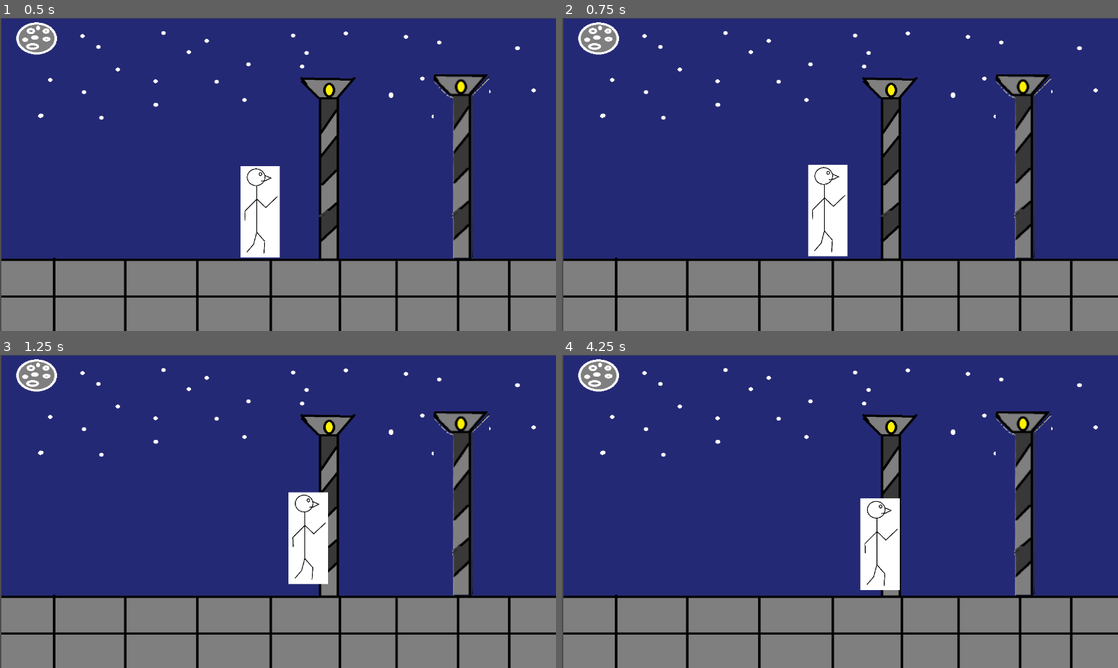
Above: before the commit, frames 1-4 (two rows, left to right).
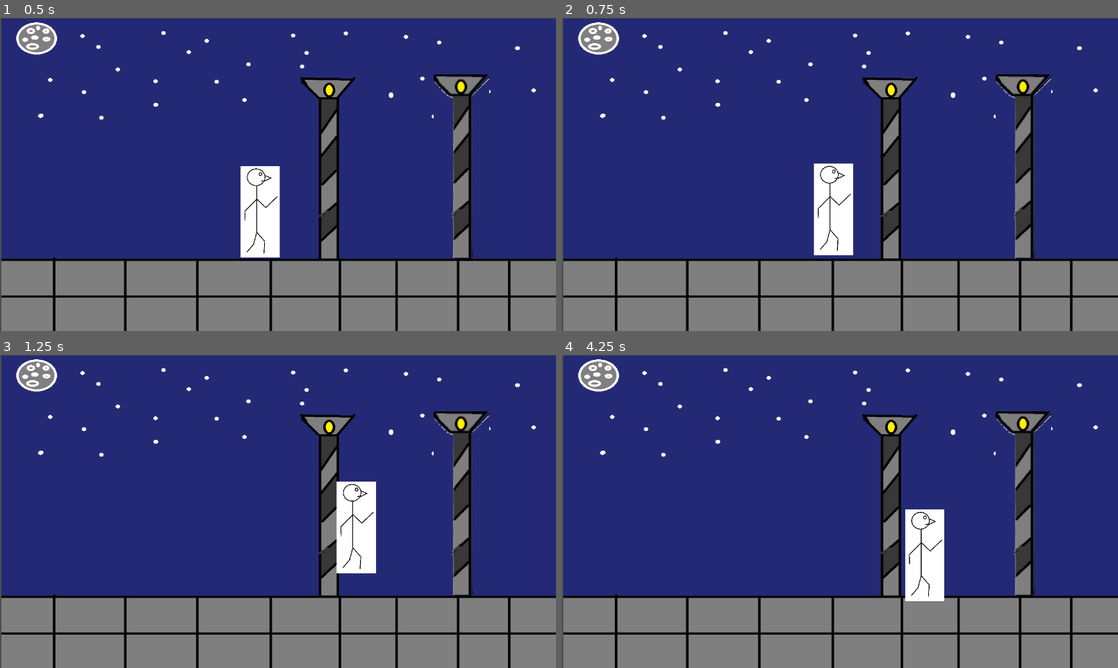
Above: after the commit, the same moments.

Repository: uthorion/Godot_Game
Game: Godot game, scene res://Scenes/map_00.tscn
Same seed, same stepped clock (60 frames per second), same inputs: the game is played once before the commit and once after it. This scene is started directly instead of the project's main scene.
Inputs (mouse positions are in pixels of both pictures, inside the frame that each line leads up to):
- Up to frame 1 (0.5 s): no input
- Up to frame 2 (0.75 s): tap Enter at 0.5 s; move the mouse to (1023, 168) at 0.52 s; click (1023, 168) at 0.67 s
- Up to frame 3 (1.25 s): no input
- Up to frame 4 (4.25 s): move the mouse to (728, 527) at 1.27 s; click (728, 527) at 1.42 s; move the mouse to (895, 442) at 2.02 s; click (895, 442) at 2.17 s; move the mouse to (812, 574) at 2.77 s; click (812, 574) at 2.92 s; move the mouse to (1006, 558) at 3.52 s; click (1006, 558) at 3.67 s

Frame 1 is identical in both runs. In frame 2, 1.0% of the frame differs, in the area x 44-53%, y 46-77%; in frame 3, 4.2%, in the area x 51-68%, y 40-74%; in frame 4, 4.2%.

Commit message:
agregados varios assets, agregado un sistema de prueba de textoy corregidos algunos errores menores

Diff:
--- /dev/null
+++ b/juego_aventura_grafica/Objects/interactive_chest.tscn
@@ -0,0 +1,33 @@
+[gd_scene load_steps=5 format=3 uid="uid://b2whd83ixrffe"]
+
+[ext_resource type="Texture2D" uid="uid://bd02lmwhjw1nl" path="res://Assets/Items/chest.png" id="1_dkeof"]
+[ext_resource type="Script" uid="uid://dxf5pxc14mis5" path="res://Scrips/interactive_chest.gd" id="1_uujq2"]
+
+[sub_resource type="RectangleShape2D" id="RectangleShape2D_uujq2"]
+size = Vector2(222, 163)
+
+[sub_resource type="RectangleShape2D" id="RectangleShape2D_j2ccw"]
+size = Vector2(222, 164)
+
+[node name="Interactive_chest" type="StaticBody2D"]
+position = Vector2(1, 1)
+script = ExtResource("1_uujq2")
+metadata/_edit_group_ = true
+
+[node name="Sprite2D" type="Sprite2D" parent="."]
+position = Vector2(109, 83)
+texture = ExtResource("1_dkeof")
+
+[node name="CollisionShape2D" type="CollisionShape2D" parent="."]
+position = Vector2(109, 83.5)
+shape = SubResource("RectangleShape2D_uujq2")
+
+[node name="Area2D" type="Area2D" parent="."]
+position = Vector2(0, 1)
+
+[node name="CollisionShape2D" type="CollisionShape2D" parent="Area2D"]
+position = Vector2(109, 82)
+shape = SubResource("RectangleShape2D_j2ccw")
+
+[connection signal="mouse_entered" from="Area2D" to="." method="_on_area_2d_mouse_entered"]
+[connection signal="mouse_exited" from="Area2D" to="." method="_on_area_2d_mouse_exited"]
--- a/juego_aventura_grafica/Objects/interactive_lamp.tscn
+++ b/juego_aventura_grafica/Objects/interactive_lamp.tscn
@@ -10,6 +10,7 @@
 size = Vector2(20, 231)
 
 [node name="InteractiveLamp" type="StaticBody2D"]
+position = Vector2(66, 11)
 script = ExtResource("1_na6qm")
 metadata/_edit_group_ = true
 
--- a/juego_aventura_grafica/Scenes/map_00.tscn
+++ b/juego_aventura_grafica/Scenes/map_00.tscn
@@ -26,8 +26,5 @@
 position = Vector2(1273, 480)
 target_scene = "res://Scenes/map_01.tscn"
 
-[node name="Entry_from_map_01" type="Marker2D" parent="."]
+[node name="entry_from_map_01" type="Marker2D" parent="."]
 position = Vector2(1182, 492)
-
-[node name="Entry_from_map_00" type="Marker2D" parent="."]
-position = Vector2(63, 500)
--- a/juego_aventura_grafica/Scenes/map_01.tscn
+++ b/juego_aventura_grafica/Scenes/map_01.tscn
@@ -1,9 +1,10 @@
-[gd_scene load_steps=5 format=3 uid="uid://dnpe777riasbf"]
+[gd_scene load_steps=6 format=3 uid="uid://dnpe777riasbf"]
 
 [ext_resource type="Script" uid="uid://cayjo3ryb8ojd" path="res://Scrips/map_01.gd" id="1_5230n"]
 [ext_resource type="Texture2D" uid="uid://c0rx0gbddncvu" path="res://Assets/Backgrounds/Map_01.png" id="1_ph8ol"]
 [ext_resource type="PackedScene" uid="uid://bfqr1a7xaiqm5" path="res://Characters/player.tscn" id="2_pxd2v"]
 [ext_resource type="PackedScene" uid="uid://da4spyavvn1iy" path="res://transition_area.tscn" id="3_iq20c"]
+[ext_resource type="PackedScene" uid="uid://b2whd83ixrffe" path="res://Objects/interactive_chest.tscn" id="5_rct2e"]
 
 [node name="Map_01" type="Node2D"]
 script = ExtResource("1_5230n")
@@ -30,3 +31,7 @@
 
 [node name="entry_from_map_02" type="Marker2D" parent="."]
 position = Vector2(1189, 553)
+
+[node name="Interactive_chest" parent="." instance=ExtResource("5_rct2e")]
+position = Vector2(355, 500)
+scale = Vector2(0.65, 0.65)
--- /dev/null
+++ b/juego_aventura_grafica/Scrips/dialogo.gd
@@ -0,0 +1,50 @@
+extends Control
+
+@onready var rich_text = $MarginContainer/Dialogos
+
+var dialogos = [
+	"Hola, ¿cómo estás?",
+	"Hace mucho que no nos veíamos...",
+	"¿Recuerdas la vieja casa donde crecimos?",
+	"Tengo algo importante que contarte."
+]
+var current_dialog_index = 0
+var escribiendo = false
+var texto_completo = ""
+
+func _ready():
+	rich_text.clear()
+	mostrar_dialogo()
+
+func mostrar_dialogo():
+	if current_dialog_index < dialogos.size():
+		texto_completo = dialogos[current_dialog_index]
+		current_dialog_index += 1
+		escribir_texto(texto_completo)
+	else:
+		print("Fin del diálogo")
+
+func escribir_texto(texto):
+	$MarginContainer/Dialogos.clear()
+	escribiendo = true
+	await mostrar_texto_letra_por_letra(texto)
+	escribiendo = false
+
+
+func _on_control_gui_input(event):
+	if event is InputEventMouseButton and event.pressed:
+		if escribiendo:
+			# Si el jugador hace clic mientras se escribe, mostrar el texto completo al instante
+			$MarginContainer/Dialogos.text = texto_completo
+			escribiendo = false
+		else:
+			mostrar_dialogo()
+
+func mostrar_texto_letra_por_letra(texto: String) -> void:
+	rich_text.clear()
+	for i in texto.length():
+		if not escribiendo:
+			# Si se interrumpe (por clic), salir
+			return
+		rich_text.append_text(texto[i])
+		await get_tree().create_timer(0.03).timeout  # velocidad de escritura
--- /dev/null
+++ b/juego_aventura_grafica/Scrips/interactive_chest.gd
@@ -0,0 +1,15 @@
+extends StaticBody2D
+
+const CURSOR_LUPA = preload("res://UI/Cursor/lupa.png")
+var mensaje = "Hola, soy un cofre."
+
+@onready var area = $Area2D
+
+func _ready():
+	pass
+
+func _on_area_2d_mouse_entered():
+	Input.set_custom_mouse_cursor(CURSOR_LUPA)
+
+func _on_area_2d_mouse_exited():
+	Input.set_custom_mouse_cursor(null)
--- a/juego_aventura_grafica/Scrips/player.gd
+++ b/juego_aventura_grafica/Scrips/player.gd
@@ -1,6 +1,6 @@
 extends CharacterBody2D
 
-const SPEED = 200
+const SPEED = 400
 var player_position: Vector2
 #el operador := declara e infiere el tipo de dato, en este caso infiere que es un booleano
 var moving := false
--- /dev/null
+++ b/juego_aventura_grafica/UI/TextController/control.tscn
@@ -0,0 +1,61 @@
+[gd_scene load_steps=4 format=3 uid="uid://yx8c51gs3hxu"]
+
+[ext_resource type="FontFile" uid="uid://dyw18lmwefujw" path="res://Assets/Fonts/comic-sans-ms.ttf" id="1_47doi"]
+[ext_resource type="Script" uid="uid://dls7w4wcic663" path="res://Scrips/dialogo.gd" id="1_eqxe0"]
+[ext_resource type="Texture2D" uid="uid://bgoedmee271d0" path="res://Assets/Dialogs/FondoDialogos.png" id="2_afl5i"]
+
+[node name="Control" type="Control"]
+layout_mode = 3
+anchors_preset = 15
+anchor_right = 1.0
+anchor_bottom = 1.0
+grow_horizontal = 2
+grow_vertical = 2
+
+[node name="Dialogo" type="Control" parent="."]
+layout_mode = 1
+anchors_preset = 7
+anchor_left = 0.5
+anchor_top = 1.0
+anchor_right = 0.5
+anchor_bottom = 1.0
+offset_left = -391.0
+offset_top = -232.0
+offset_right = 409.0
+offset_bottom = -49.0
+script = ExtResource("1_eqxe0")
+metadata/_edit_group_ = true
+
+[node name="TextureRect" type="TextureRect" parent="Dialogo"]
+layout_mode = 1
+anchors_preset = -1
+anchor_right = 0.995
+anchor_bottom = 1.0
+offset_right = 0.0299683
+offset_bottom = 2.0
+grow_horizontal = 2
+grow_vertical = 2
+texture = ExtResource("2_afl5i")
+expand_mode = 1
+
+[node name="MarginContainer" type="MarginContainer" parent="Dialogo"]
+layout_mode = 1
+anchors_preset = 15
+anchor_right = 1.0
+anchor_bottom = 1.0
+grow_horizontal = 2
+grow_vertical = 2
+theme_override_constants/margin_left = 20
+theme_override_constants/margin_top = 20
+theme_override_constants/margin_right = 20
+theme_override_constants/margin_bottom = 20
+
+[node name="Dialogos" type="RichTextLabel" parent="Dialogo/MarginContainer"]
+layout_mode = 2
+theme_override_colors/default_color = Color(0, 0, 0, 1)
+theme_override_fonts/normal_font = ExtResource("1_47doi")
+theme_override_font_sizes/normal_font_size = 20
+bbcode_enabled = true
+scroll_active = false
+
+[connection signal="gui_input" from="." to="Dialogo" method="_on_control_gui_input"]
Binary file added: juego_aventura_grafica/Assets/Dialogs/FondoDialogos.png
Not shown, added: juego_aventura_grafica/Assets/Dialogs/FondoDialogos.png.import
Binary file added: juego_aventura_grafica/Assets/Items/chest.png
Not shown, added: juego_aventura_grafica/Assets/Items/chest.png.import
Not shown, added: juego_aventura_grafica/Scrips/dialogo.gd.uid
Not shown, added: juego_aventura_grafica/Scrips/interactive_chest.gd.uid
